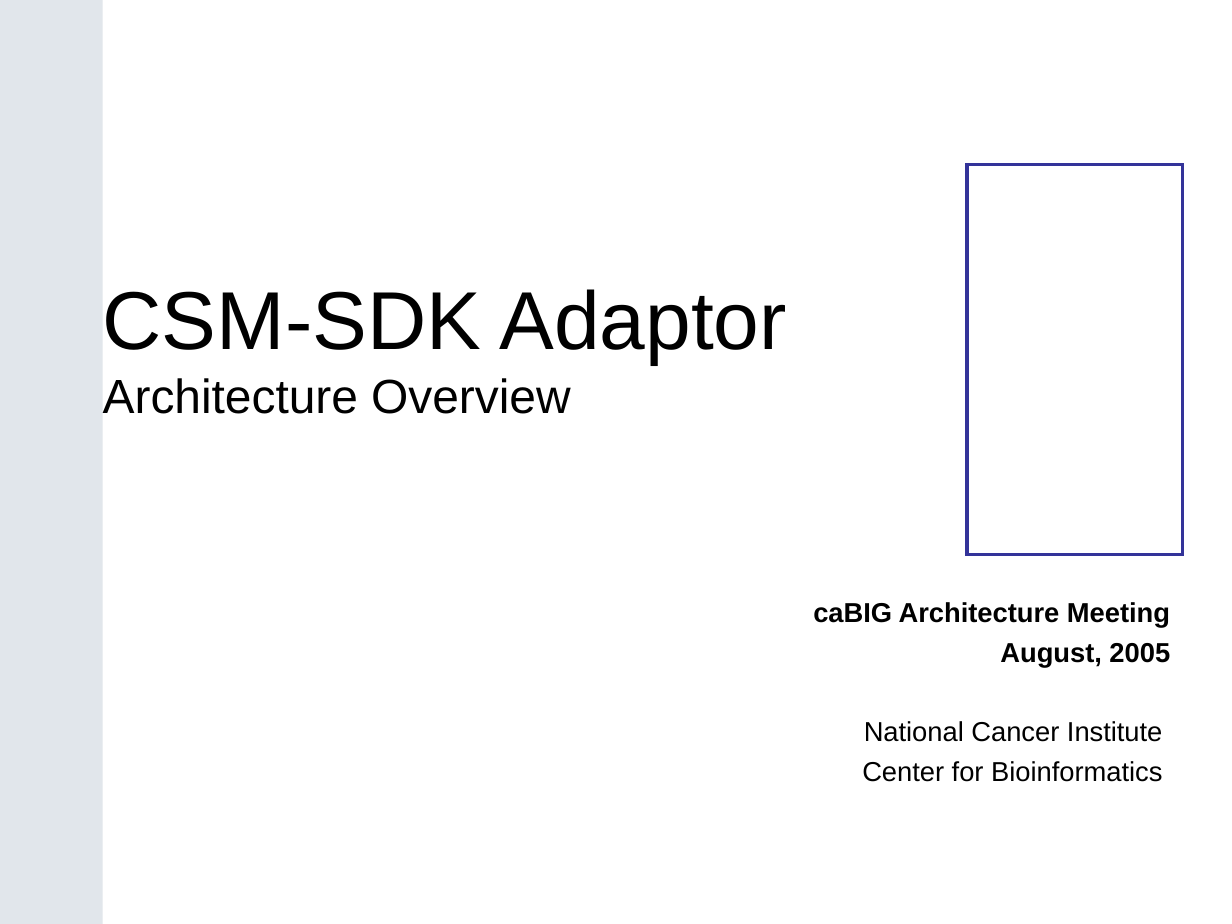
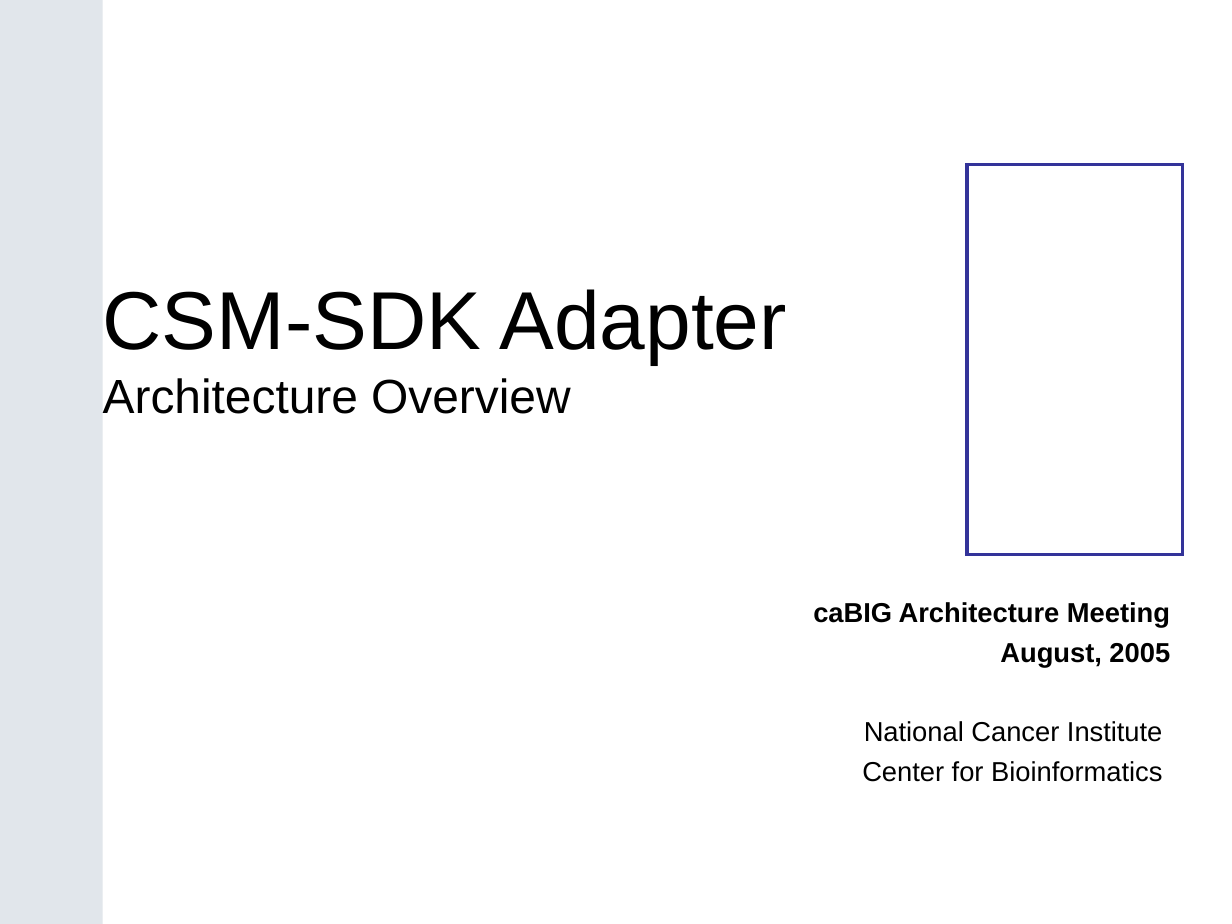
Before and after one commit to CBIIT/common-security-module-docs, a slide deck: slide 1 of Presentations/CSM-SDK_caBIG_v1.ppt. Drawn at 1232x924 pixels with LibreOffice and Linux fonts; fonts in the diff are those of the drawing; background and template pictures are left out. Boxes give left, top, right and bottom in pixels: in the first picture for what was removed or moved away, otherwise in the second. Text is boxed around its words. In the diff, an @@ line names an element or a change of style, - is before the commit and + after.

```diff
--- a/Presentations/CSM-SDK_caBIG_v1.ppt
+++ b/Presentations/CSM-SDK_caBIG_v1.ppt
@@ title at box(103, 289, 786, 414): text changed @@
-CSM-SDK Adaptor
-Architecture Overview
+CSM-SDK Adapter
+Architecture Overview
```
Also in this commit, not shown: 3 other slides changed, 2 other files.
